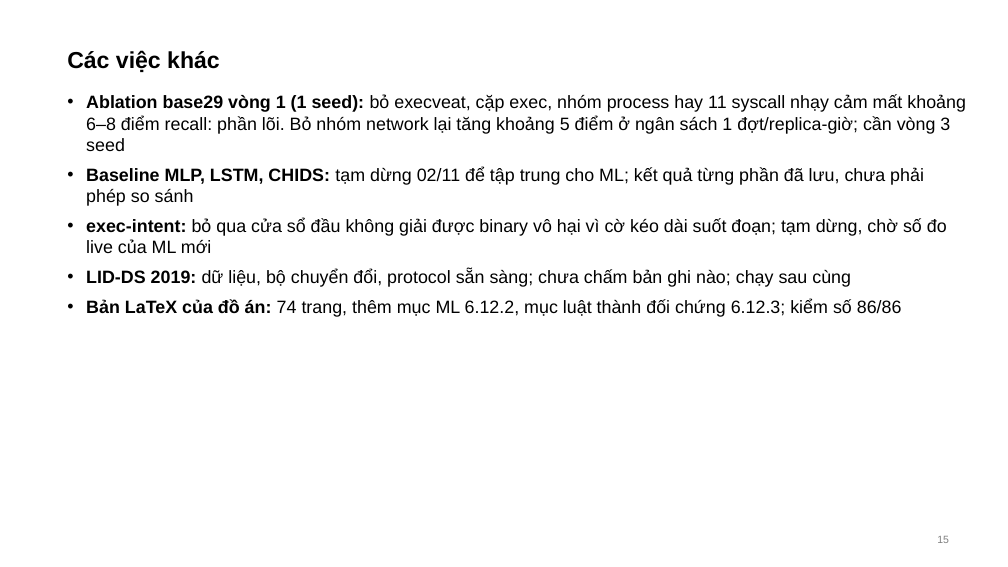
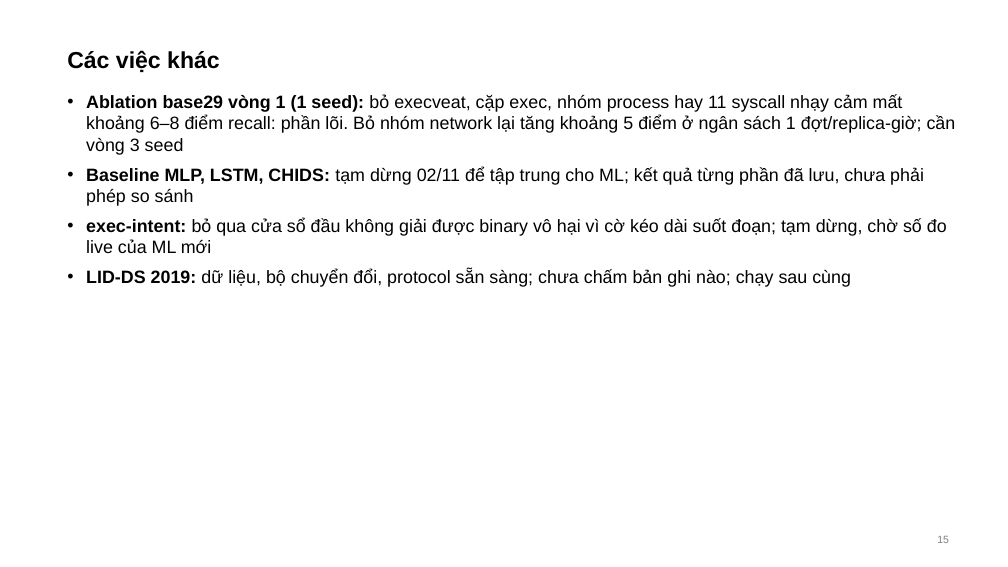
Before and after one commit to tndat-dev/eBPF-project, a slide deck: slide 15 of docs/Slide-runtime_security(06_11).pptx. Drawn at 1008x567 pixels with LibreOffice and Linux fonts; fonts in the diff are those of the drawing. Boxes give left, top, right and bottom in pixels: in the first picture for what was removed or moved away, otherwise in the second. Text is boxed around its words. In the diff, an @@ line names an element or a change of style, - is before the commit and + after.

```diff
--- a/docs/Slide-runtime_security(06_11).pptx
+++ b/docs/Slide-runtime_security(06_11).pptx
@@ text at [86, 299, 902, 317]: paragraph removed @@
-• Bản LaTeX của đồ án: 74 trang, thêm mục ML 6.12.2, mục luật thành đối chứng 6.12.3; kiểm số 86/86
```
Also in this commit, not shown: 3 other slides changed.
